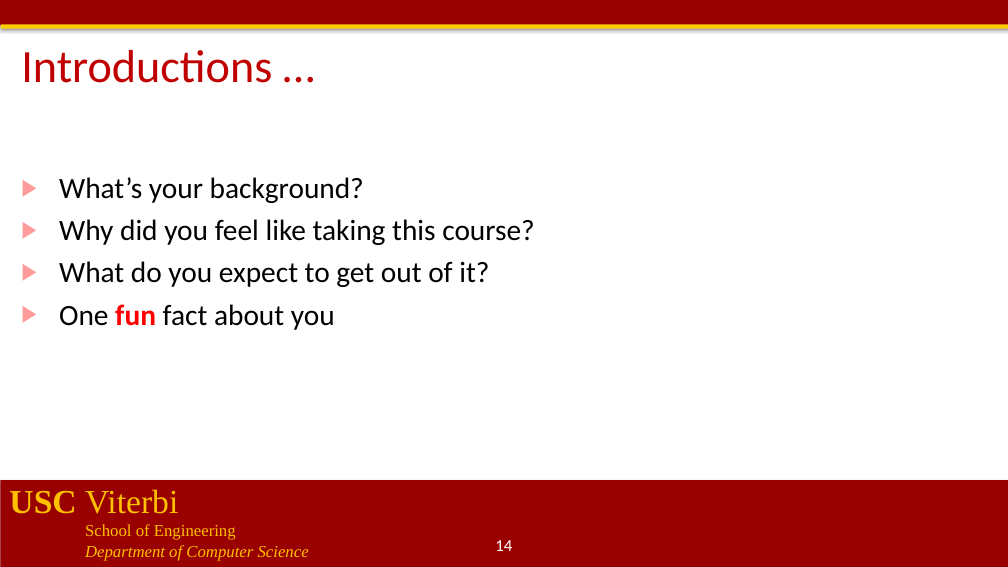
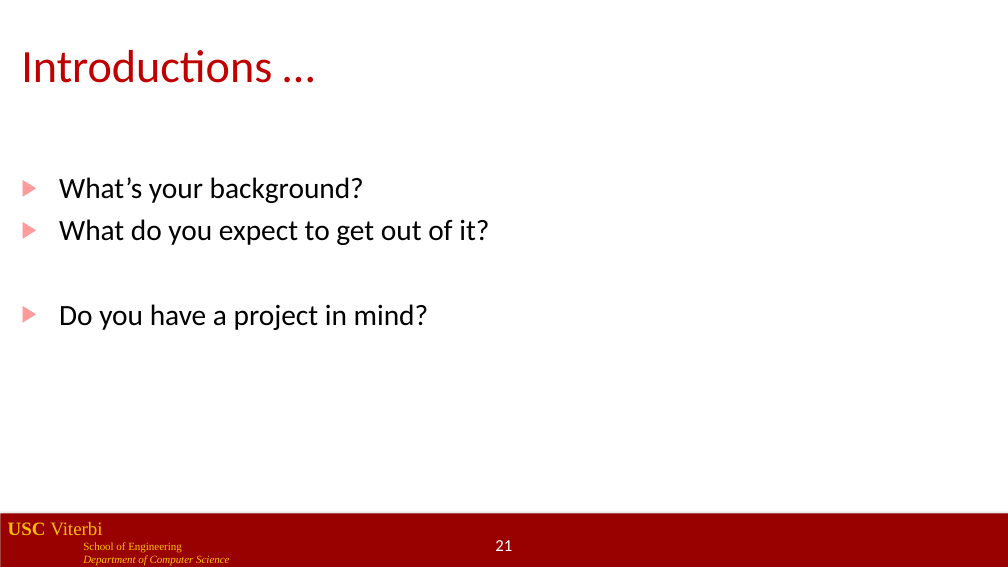
Before and after one commit to jdeshmukh/jdeshmukh.github.io, a slide deck: slide 21 of teaching/cs699-fm-for-robotics-spring-2021/course-intro.pptx (slide 14 before the commit). Drawn at 1008x567 pixels with LibreOffice and Linux fonts; fonts in the diff are those of the drawing; background and template pictures are left out. Boxes give left, top, right and bottom in pixels: in the first picture for what was removed or moved away, otherwise in the second. Text is boxed around its words. In the diff, an @@ line names an element or a change of style, - is before the commit and + after.

```diff
--- a/teaching/cs699-fm-for-robotics-spring-2021/course-intro.pptx
+++ b/teaching/cs699-fm-for-robotics-spring-2021/course-intro.pptx
@@ rectangle removed at [0,0,1008,25] @@
@@ rectangle removed at [1,24,1008,29] @@
@@ text at [59,219,535,245]: paragraph removed @@
-▶ Why did you feel like taking this course?
@@ text at [59,304,429,330]: text changed @@
-▶ One fun fact about you
+▶ Do you have a project in mind?
@@ text "USC Viterbi": place and size @@
-text "USC Viterbi" at [9,489,309,561]
+text "USC Viterbi" at [8,522,229,566]
@@ text "USC Viterbi" at [8,522,229,566]: size 32 to 18 pt in "USC Viterbi"; size 16 to 10.5 pt in "School of Engineering", "Department of Computer Science" @@
@@ rectangle: place and size @@
-rectangle at [0,480,1008,567]
+rectangle at [0,513,1008,567]
@@ page number at [495,540,512,551]: text changed @@
-14
+21
```
Also in this commit, not shown: 4 other slides changed, 16 slides added, 9 slides removed, 5 other files.
